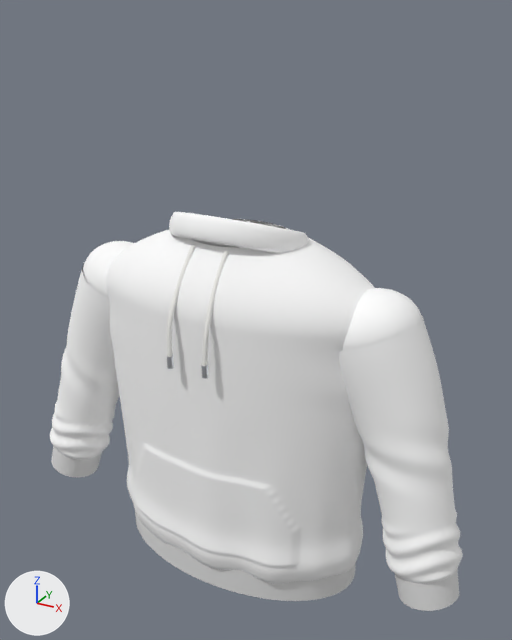
Two versions of the glTF model models/hoodie_oversized.glb, one commit apart.
Both versions are drawn from a 50 mm camera at (0.666, -1.136, 1.133) aimed at (0.024, 0.033, 0.549). Lighting does not change. The marker at lower left points along +X, +Y and +Z. The picture after the commit comes second. Where no turn or scale is listed for an object, it has been applied to the vertices. Vertices at exactly the same position are counted once.

The older version as bpy lines, for what is in view:
```python
ob_aglet_trim = bpy.data.objects.new('Aglet_trim', me_mesh_11)
ob_aglet_trim.location = (-0.038, -0.184, 0.535)
ob_aglet_trim_001 = bpy.data.objects.new('Aglet_trim.001', me_mesh_13)
ob_aglet_trim_001.location = (0.038, -0.184, 0.535)
ob_drawstring_trim_001 = bpy.data.objects.new('Drawstring_trim.001', me_mesh_12)
ob_drawstring_trim_001.location = (0.0, 0.0, 0.41)
ob_hood = bpy.data.objects.new('Hood', me_mesh_8)
ob_hood.location = (0.0, 0.0, 0.41)
ob_hood_rim = bpy.data.objects.new('Hood_rim', me_mesh_9)
ob_hood_rim.location = (0.0, 0.005, 0.734)
ob_sleeve_l_shoulder = bpy.data.objects.new('Sleeve_L_shoulder', me_mesh_3)
ob_sleeve_l_shoulder.location = (-0.283, 0.0, 0.594)
# also in view: 'Sleeve_L_cuff_rib' at (-0.442, -0.041, 0.123); 'Sleeve_R_cuff_rib' at (0.442, -0.041, 0.123); 'Sleeve_R_fabric' at (0.349, -0.008, 0.377); 'Hem_rib' at (0.0, 0.0, 0.032); 'Sleeve_L_fabric' at (-0.349, -0.008, 0.378)
```
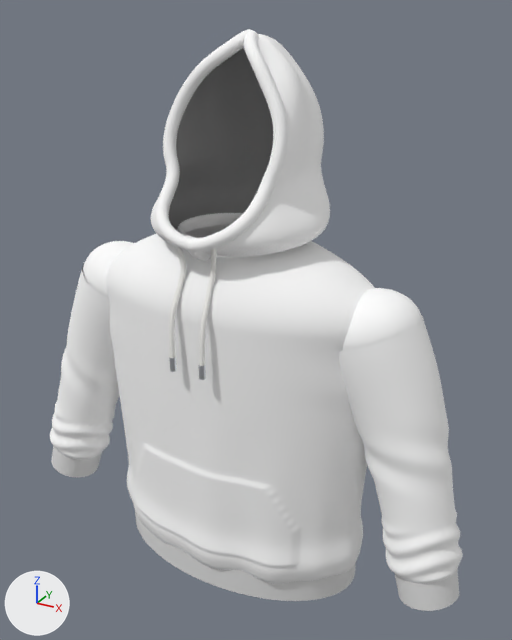
Where the change shows, as pixel boxes (x1, y1, x2, y2) in the pictures (512 x 640 px):
'Hood_lining', added
    after: (169, 48, 273, 230)
'Hood', reshaped (mostly hidden before)
    before: (287, 228, 353, 267)
    after: (151, 34, 330, 257)
'Hood_hem', added
    after: (155, 29, 287, 261)
'Hood_rim', deleted
    before: (169, 212, 308, 253)
'Drawstring_trim.001', reshaped (36% narrower)
    before: (202, 251, 229, 366)
    after: (199, 248, 216, 366)
'Hood_neck_seam', added
    after: (177, 213, 243, 239)
'Aglet_trim', moved
    before: (167, 355, 174, 369)
    after: (169, 356, 177, 372)
'Aglet_trim.001', moved
    before: (201, 364, 208, 379)
    after: (199, 365, 206, 380)

What changed in the scene script:
```text
Add mat_lining:
    mat_lining = principled_material('Lining')
    mat_lining.base_color = (0.342, 0.342, 0.342)  # grey #9e9e9e
    mat_lining.roughness = 0.9
Change me_mesh_8:
    used by ob_hood; location = (0.0, 0.0, 0.41)
    remove me_mesh_8.from_pydata(...)  # 3183 vertices, 6142 faces; spans x -0.234..0.234, y 0.058..0.193, z 0.092..0.324
    add me_mesh_8.from_pydata(...)  # 6409 vertices, 12584 faces; spans x -0.172..0.171, y -0.154..0.232, z 0.318..0.68
    me_mesh_8 part 1: 3183 vertices removed from x -0.234..0.234, y 0.058..0.193, z 0.092..0.324; 6409 vertices added at x -0.172..0.171, y -0.154..0.232, z 0.318..0.68
Change me_mesh_12:
    used by ob_drawstring_trim_001; location = (0.0, 0.0, 0.41)
    remove me_mesh_12.from_pydata(...)  # 328 vertices, 640 faces; spans x 0.031..0.044, y -0.188..-0.094, z 0.134..0.327
    add me_mesh_12.from_pydata(...)  # 328 vertices, 640 faces; spans x 0.026..0.047, y -0.189..-0.132, z 0.134..0.364
    me_mesh_12 part 2: 328 of 328 vertices moved; they spanned x 0.031..0.044, y -0.188..-0.094, z 0.134..0.327 and now span x 0.026..0.047, y -0.189..-0.132, z 0.134..0.364; mean shift (-0.004, -0.008, 0.016)
Add me_mesh_11_1:
    me_mesh_11_1.from_pydata(...)  # 6409 vertices, 12584 faces; spans x -0.169..0.169, y -0.152..0.228, z 0.321..0.677
    me_mesh_11_1.materials.append(mat_lining)  # grey #9e9e9e
Add me_mesh_10_1:
    me_mesh_10_1.from_pydata(...)  # 1649 vertices, 3072 faces; spans x -0.119..0.119, y -0.105..0.105, z -0.014..0.014
    me_mesh_10_1.materials.append(mat_fabric)  # white #ffffff
Add me_mesh_9_1:
    me_mesh_9_1.from_pydata(...)  # 1932 vertices, 3840 faces; spans x -0.126..0.123, y -0.166..0.066, z 0.307..0.689
    me_mesh_9_1.materials.append(mat_fabric)  # white #ffffff
Remove ob_hood_rim:
    ob_hood_rim = bpy.data.objects.new('Hood_rim', me_mesh_9)
    ob_hood_rim.location = (0.0, 0.005, 0.734)
Change ob_aglet_trim:
    ob_aglet_trim.location: (-0.038, -0.184, 0.535) -> (-0.032, -0.184, 0.532)
Change ob_aglet_trim_001:
    ob_aglet_trim_001.location: (0.038, -0.184, 0.535) -> (0.032, -0.184, 0.532)
Add ob_hood_lining:
    ob_hood_lining = bpy.data.objects.new('Hood_lining', me_mesh_11_1)
    ob_hood_lining.location = (0.0, 0.0, 0.41)
Add ob_hood_neck_seam:
    ob_hood_neck_seam = bpy.data.objects.new('Hood_neck_seam', me_mesh_10_1)
    ob_hood_neck_seam.location = (0.0, 0.0, 0.737)
Add ob_hood_hem:
    ob_hood_hem = bpy.data.objects.new('Hood_hem', me_mesh_9_1)
    ob_hood_hem.location = (0.0, 0.0, 0.41)
```
